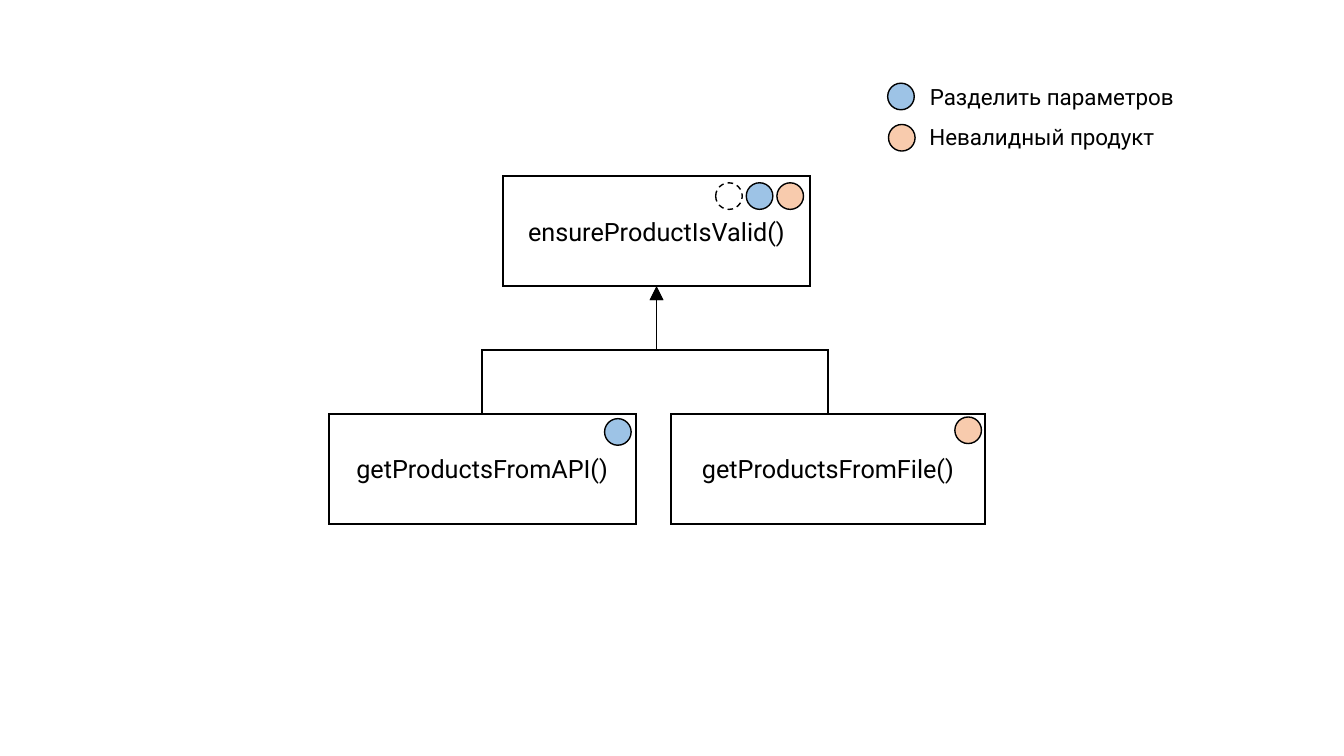
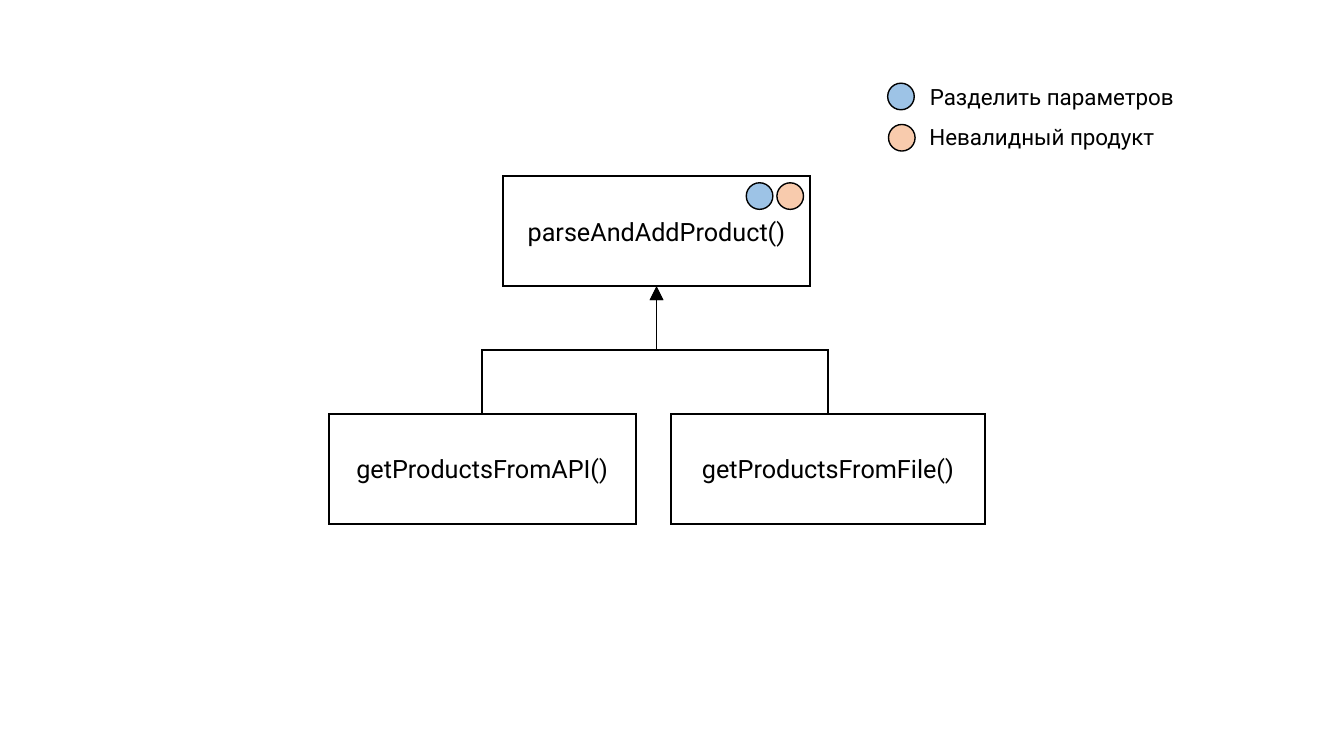
Before and after one commit to rkhaimov/brain-gym, a slide deck: slide 39 of clean/Презентация.pptx (slide 33 before the commit). Drawn at 1344x756 pixels with LibreOffice and Linux fonts; fonts in the diff are those of the drawing. Boxes give left, top, right and bottom in pixels: in the first picture for what was removed or moved away, otherwise in the second. Text is boxed around its words. In the diff, an @@ line names an element or a change of style, - is before the commit and + after.

```diff
--- a/clean/Презентация.pptx
+++ b/clean/Презентация.pptx
@@ ellipse removed at (716,182,742,209) @@
@@ text in rectangle at (528,221,785,247): text changed @@
-ensureProductIsValid()
+parseAndAddProduct()
@@ ellipse removed at (605,418,631,445) @@
@@ ellipse removed at (955,417,981,444) @@
```
Also in this commit, not shown: 13 other slides changed, 18 slides added, 7 slides removed, 47 other files.
